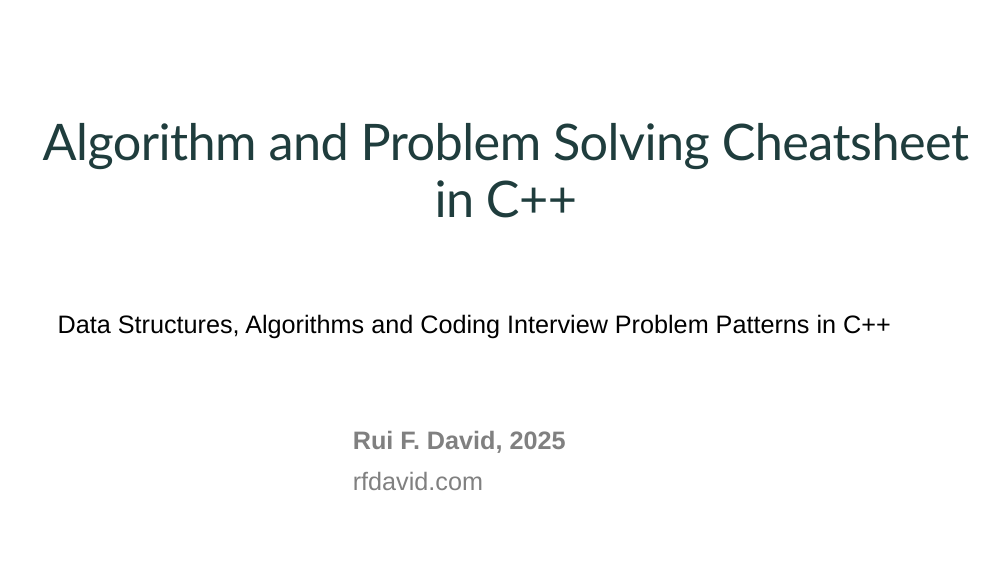
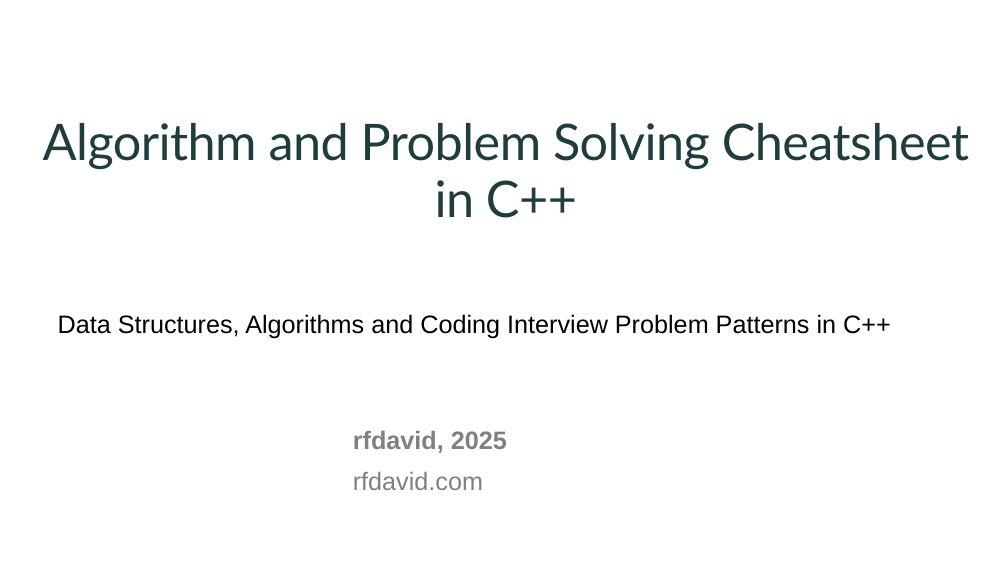
Before and after one commit to rfdavid/coding-interview-handbook-cpp, a slide deck: slide 1 of Algorithm and problem Solving Cheatsheet.pptm. Drawn at 1008x567 pixels with LibreOffice and Linux fonts; fonts in the diff are those of the drawing. Boxes give left, top, right and bottom in pixels: in the first picture for what was removed or moved away, otherwise in the second. Text is boxed around its words. In the diff, an @@ line names an element or a change of style, - is before the commit and + after.

```diff
--- a/Algorithm and problem Solving Cheatsheet.pptm
+++ b/Algorithm and problem Solving Cheatsheet.pptm
@@ text at [353, 431, 507, 453]: text changed @@
-Rui F. David, 2025
+rfdavid, 2025
```
Also in this commit, not shown: 1 slide added, 14 other files.
